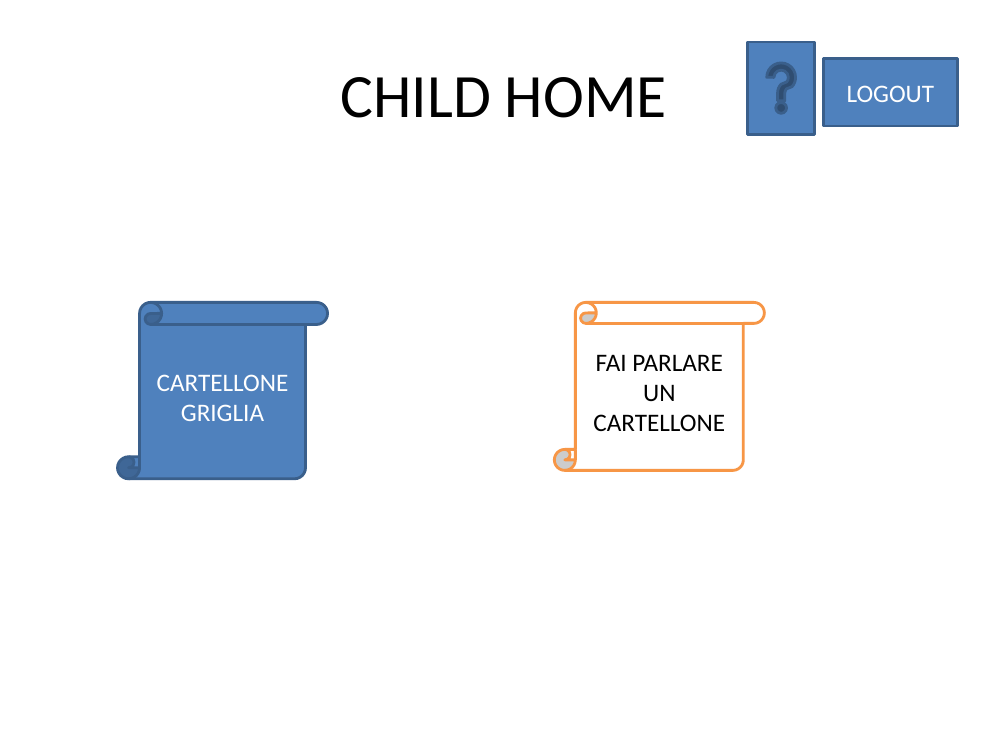
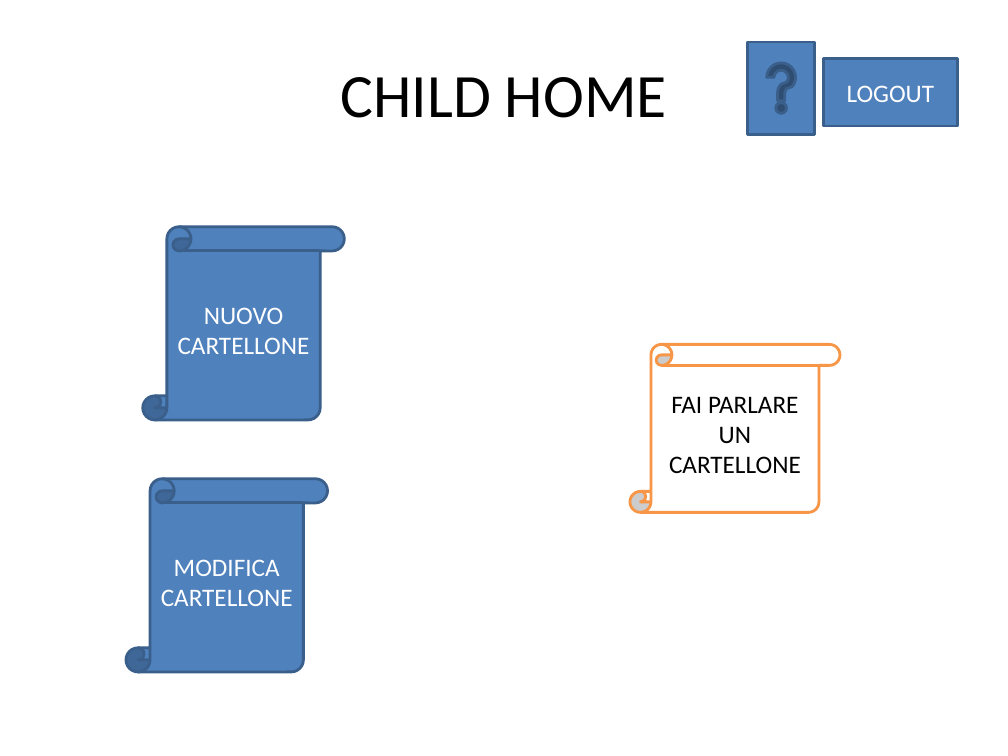
Before and after one commit to skimdz86/prototaips, a slide deck: slide 11 of Immagini/LABHCI-Pagine.pptx (slide 12 before the commit). Drawn at 1008x756 pixels with LibreOffice and Linux fonts; fonts in the diff are those of the drawing. Boxes give left, top, right and bottom in pixels: in the first picture for what was removed or moved away, otherwise in the second. Text is boxed around its words. In the diff, an @@ line names an element or a change of style, - is before the commit and + after.

```diff
--- a/Immagini/LABHCI-Pagine.pptx
+++ b/Immagini/LABHCI-Pagine.pptx
@@ vertical scroll "NUOVO CARTELLONE": place and size @@
-vertical scroll "NUOVO CARTELLONE" at [118,302,328,479]
+vertical scroll "NUOVO CARTELLONE" at [143,227,345,420]
@@ text in vertical scroll at [178,307,310,354]: text changed @@
-CARTELLONE GRIGLIA
+NUOVO CARTELLONE
@@ vertical scroll "FAI PARLARE UN CARTELLONE": place and size @@
-vertical scroll "FAI PARLARE UN CARTELLONE" at [554,302,764,471]
+vertical scroll "FAI PARLARE UN CARTELLONE" at [630,345,840,513]
@@ vertical scroll added at [126,479,328,672], fill #4F81BD, outline #3A5F8C 2 pt, 18 pt, text #FFFFFF @@
+MODIFICA CARTELLONE
```
Also in this commit, not shown: 9 other slides changed, 1 slide added, 3 slides removed.
